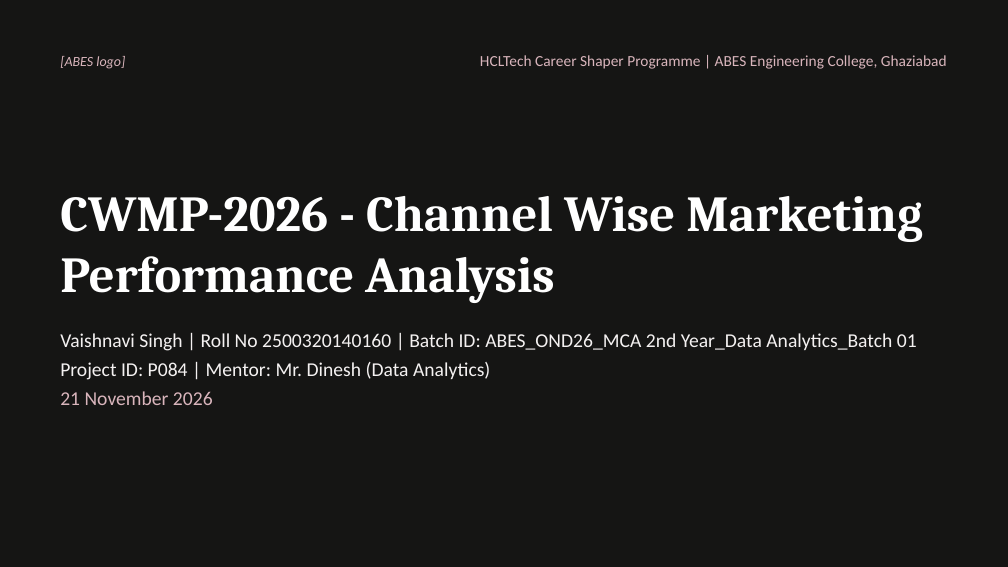
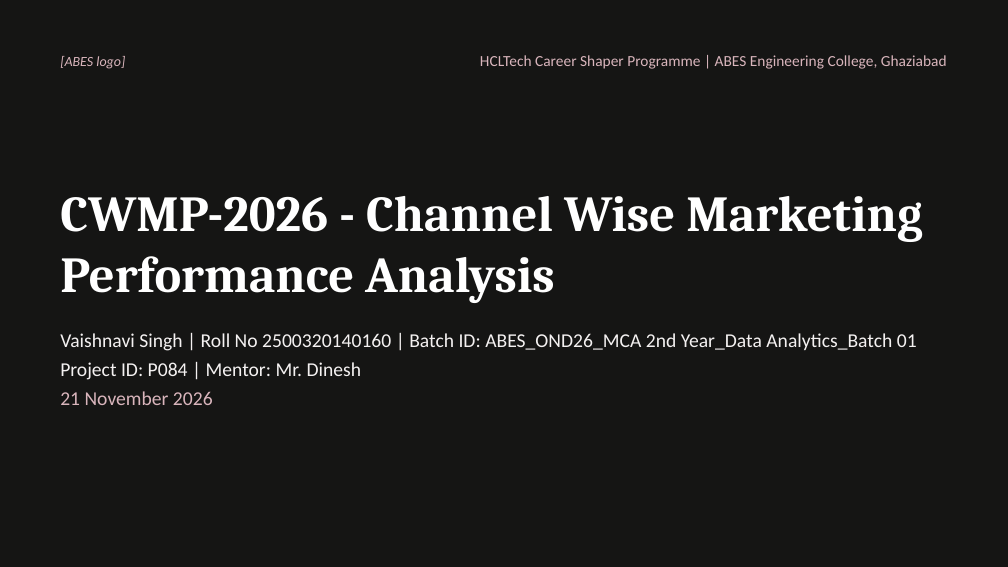
Before and after one commit to vaishnavisingh2717-bit/HCL-Training, a slide deck: slide 1 of docs/2500320140160_VaishnaviSingh_Presentation.pptx. Drawn at 1008x567 pixels with LibreOffice and Linux fonts; fonts in the diff are those of the drawing. Boxes give left, top, right and bottom in pixels: in the first picture for what was removed or moved away, otherwise in the second. Text is boxed around its words. In the diff, an @@ line names an element or a change of style, - is before the commit and + after.

Commit message:
docs: finalize mentor name strictly as Mr. Dinesh across all documents

```diff
--- a/docs/2500320140160_VaishnaviSingh_Presentation.pptx
+++ b/docs/2500320140160_VaishnaviSingh_Presentation.pptx
@@ text at (60, 362, 362, 380): text changed @@
-Project ID: P084 | Mentor: Mr. Dinesh (Data Analytics)
+Project ID: P084 | Mentor: Mr. Dinesh
```
Also in this commit, not shown: 23 other files.
